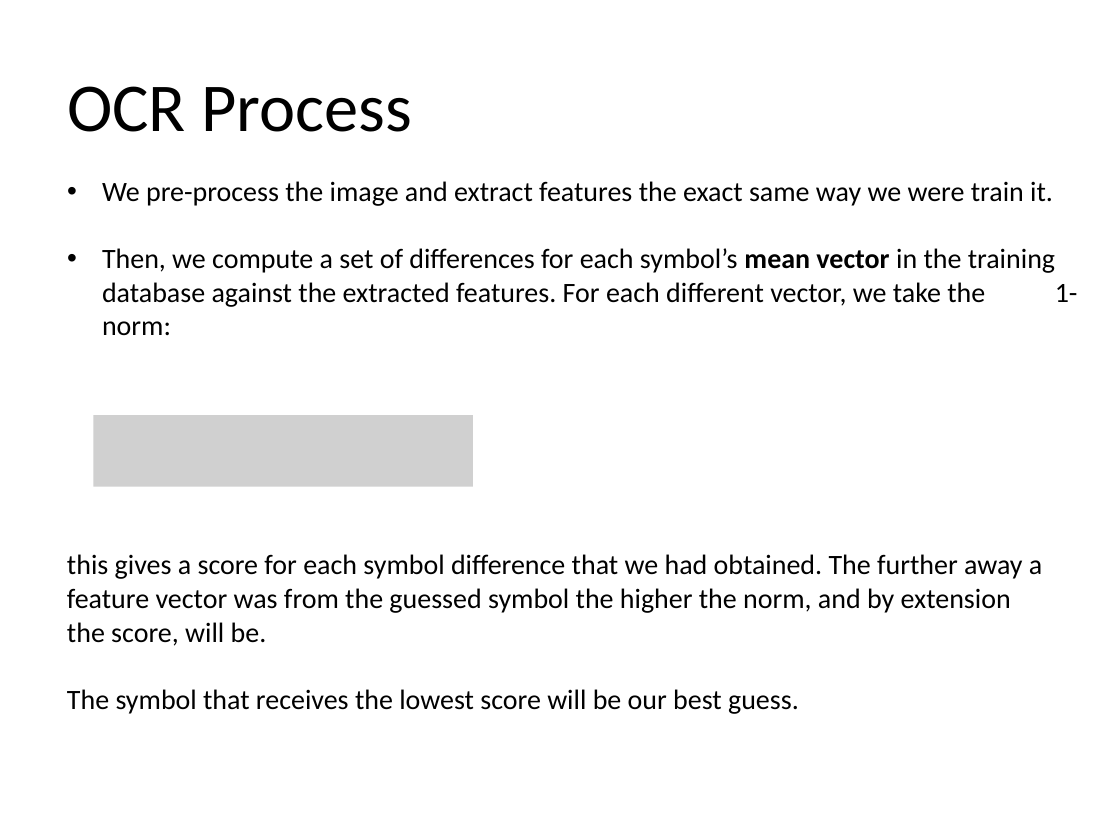
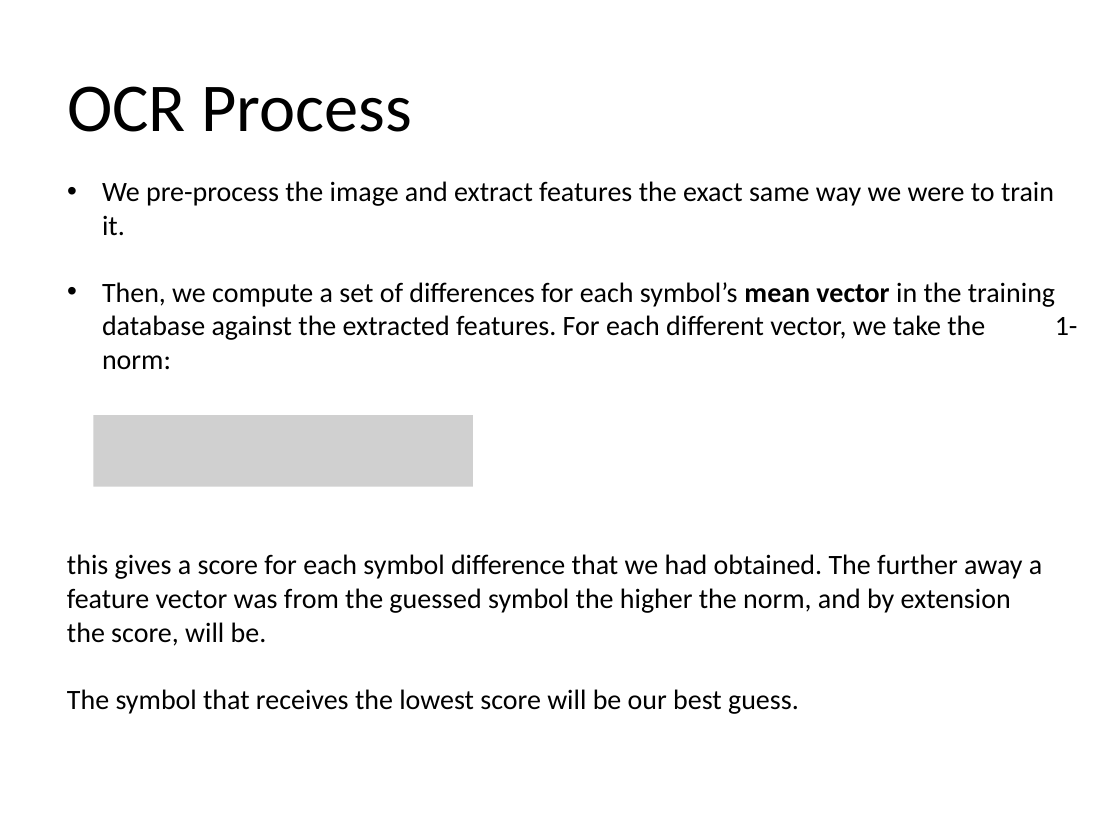
Before and after one commit to hilts-vaughan/cp467, a slide deck: slide 8 of Mean Vector Clustering w.pptx. Drawn at 1120x840 pixels with LibreOffice and Linux fonts; fonts in the diff are those of the drawing; grey boxes stand for pictures. Boxes give left, top, right and bottom in pixels: in the first picture for what was removed or moved away, otherwise in the second. Text is boxed around its words. In the diff, an @@ line names an element or a change of style, - is before the commit and + after.

```diff
--- a/Mean Vector Clustering w.pptx
+++ b/Mean Vector Clustering w.pptx
@@ text at (102, 181, 1054, 235): text changed @@
-• We pre-process the image and extract features the exact same way we were train it.
+• We pre-process the image and extract features the exact same way we were to train it.
```
Also in this commit, not shown: 4 other slides changed, 4 slides added, 1 slide removed.
